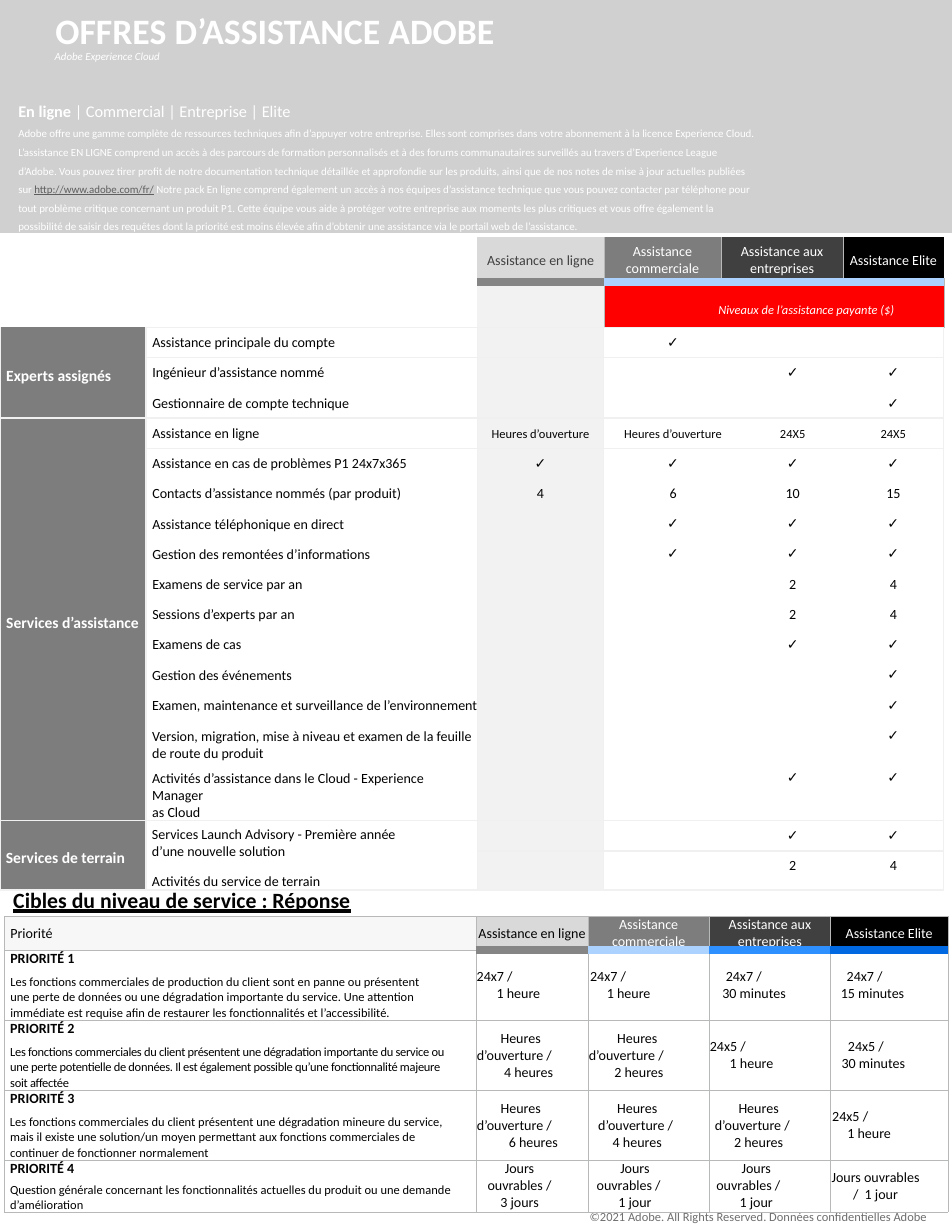
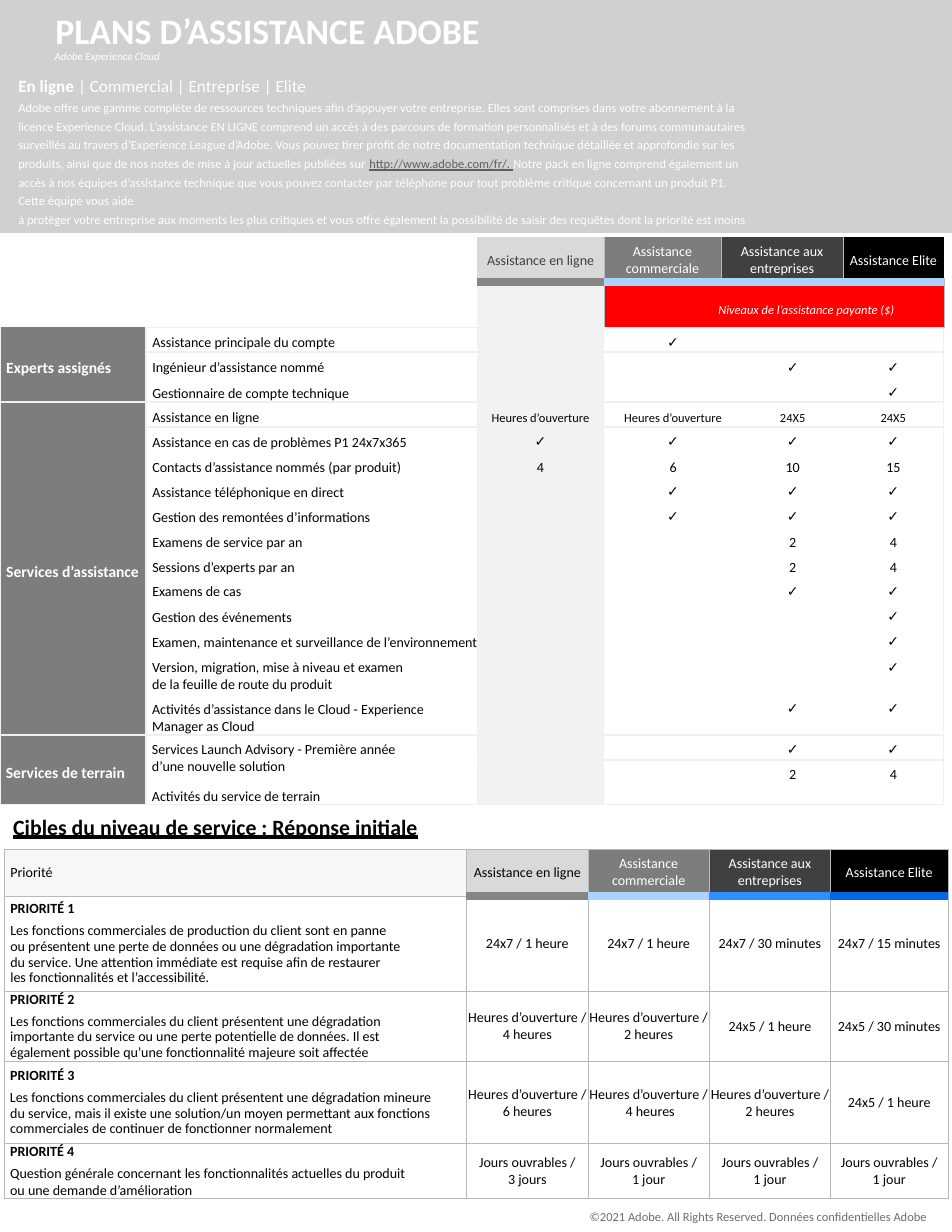
Before and after one commit to AdobeDocs/support-resources.fr-FR, a slide deck: slide 1 of help/data-sheets/assets/OnlineSupportDatasheet.pptx. Drawn at 952x1232 pixels with LibreOffice and Linux fonts; fonts in the diff are those of the drawing; grey boxes stand for pictures; background and template pictures are left out. Boxes give left, top, right and bottom in pixels: in the first picture for what was removed or moved away, otherwise in the second. Text is boxed around its words. In the diff, an @@ line names an element or a change of style, - is before the commit and + after.

```diff
--- a/help/data-sheets/assets/OnlineSupportDatasheet.pptx
+++ b/help/data-sheets/assets/OnlineSupportDatasheet.pptx
@@ title at (55, 19, 480, 44): text changed @@
-OFFRES D’ASSISTANCE ADOBE
+PLANS D’ASSISTANCE ADOBE
@@ text at (18, 80, 745, 233): text changed; size 7 to 8 pt @@
-En ligne | Commercial | Entreprise | Elite
-Adobe offre une gamme complète de ressources techniques afin d’appuyer votre entreprise. Elles sont comprises dans votre abonnement à la licence Experience Cloud. L’assistance EN LIGNE comprend un accès à des parcours de formation personnalisés et à des forums communautaires surveillés au travers d’Experience League d’Adobe. Vous pouvez tirer profit de notre documentation technique détaillée et approfondie sur les produits, ainsi que de nos notes de mise à jour actuelles publiées sur http://www.adobe.com/fr/ Notre pack En ligne comprend également un accès à nos équipes d’assistance technique que vous pouvez contacter par téléphone pour tout problème critique concernant un produit P1. Cette équipe vous aide à protéger votre entreprise aux moments les plus critiques et vous offre également la possibilité de saisir des requêtes dont la priorité est moins élevée afin d’obtenir une assistance via le portail web de l’assistance.
+En ligne | Commercial | Entreprise | Elite
+Adobe offre une gamme complète de ressources techniques afin d’appuyer votre entreprise. Elles sont comprises dans votre abonnement à la licence Experience Cloud. L’assistance EN LIGNE comprend un accès à des parcours de formation personnalisés et à des forums communautaires surveillés au travers d’Experience League d’Adobe. Vous pouvez tirer profit de notre documentation technique détaillée et approfondie sur les produits, ainsi que de nos notes de mise à jour actuelles publiées sur http://www.adobe.com/fr/. Notre pack en ligne comprend également un accès à nos équipes d’assistance technique que vous pouvez contacter par téléphone pour tout problème critique concernant un produit P1. Cette équipe vous aide
+à protéger votre entreprise aux moments les plus critiques et vous offre également la possibilité de saisir des requêtes dont la priorité est moins élevée afin d’obtenir une assistance via le portail Web de l’assistance.
@@ table: place and size @@
-table at (0, 237, 943, 890)
+table at (0, 237, 943, 805)
@@ text "Cibles du niveau de service ..." rewrapped from (13, 892, 350, 938) to (13, 819, 417, 839) @@
@@ table at (4, 849, 948, 1203) @@
@@ size 8 to 9 pt in "Les fonctions commerciales de production du client ...", "Les fonctions commerciales du client présentent une ...", "Les fonctions commerciales du client présentent une ...", "Question générale concernant les fonctionnalités actuelles d ..." @@
@@ letter spacing -0.2 to 0 pt in "Les fonctions commerciales du client présentent une ..." @@
@@ less space between paragraphs @@
@@ indent changed @@
@@ table: place and size @@
-table at (4, 916, 948, 1217)
+table at (4, 849, 948, 1203)
```
Also in this commit, not shown: 2 other slides changed, 8 other files.
